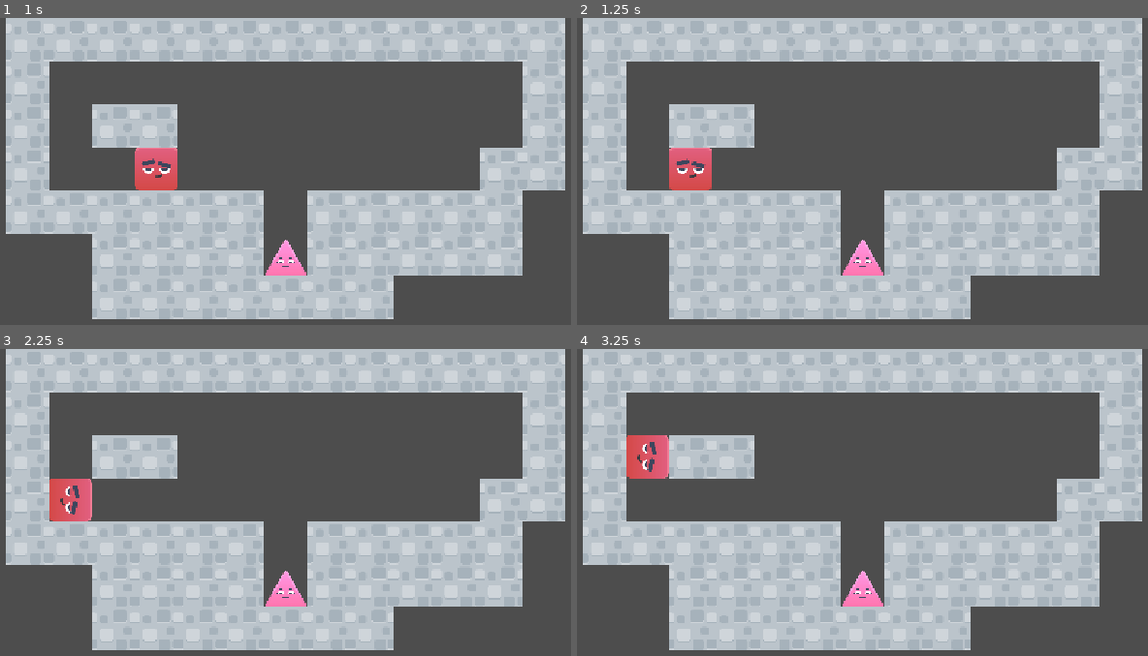
Above: before the commit, frames 1-4 (two rows, left to right).
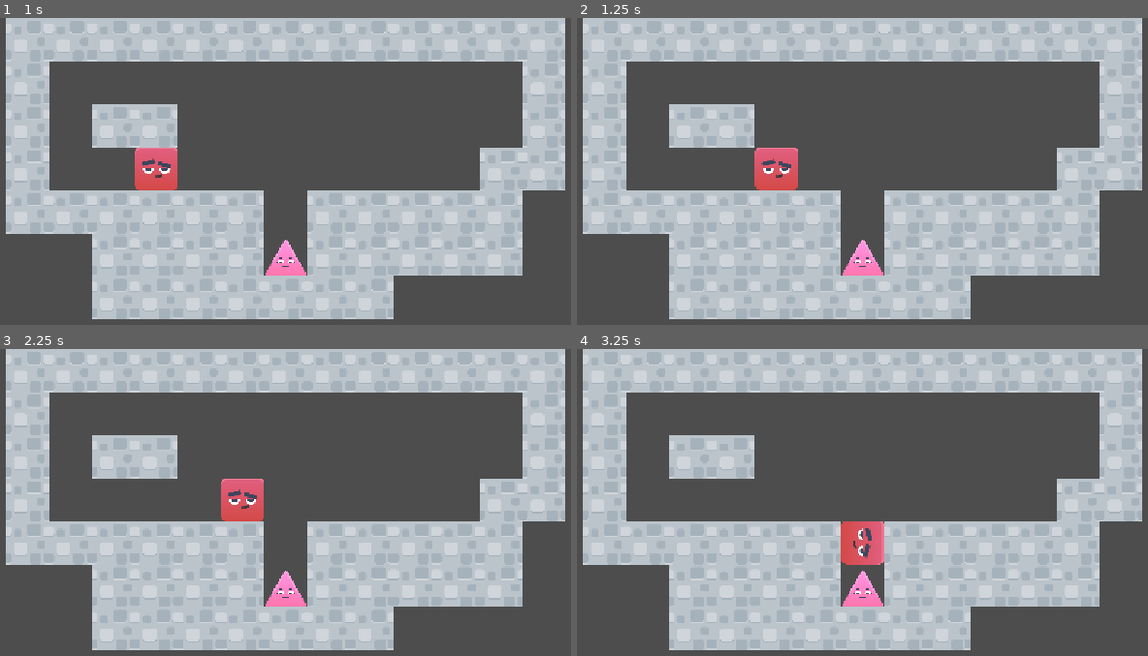
Above: after the commit, the same moments.

Repository: pklito/juniper-jam
Game: Godot game, scene res://scenes/level1.tscn
Same seed, same stepped clock (60 frames per second), same inputs: the game is played once before the commit and once after it.
Inputs:
- Up to frame 1 (1 s): tap Enter at 0.5 s
- Up to frame 2 (1.25 s): no input
- Up to frame 3 (2.25 s): tap Space at 2 s
- Up to frame 4 (3.25 s): tap Enter at 2.75 s

Frame 1 is identical in both runs. In frame 2, 1.9% of the frame differs, in the area x 16-39%, y 42-57%; in frame 3, 1.9%; in frame 4, 2.0%, in the area x 8-54%, y 28-71%.

Commit message:
Square is moving type beat

Diff:
--- a/scripts/game.gd
+++ b/scripts/game.gd
@@ -35,11 +35,18 @@
 		tile_config = _tile_config
 		tiles = _tiles
 
+
+	func _pos_open(test_pos: Vector2i) -> bool:
+		return tile_config.get_tile_type(tiles, test_pos) == Utils.TileType.NONE
 	func _move_internal(move_vec: Vector2i) -> void:
-		if tile_config.get_tile_type(tiles, pos + move_vec) == Utils.TileType.NONE:
-			pos = pos + move_vec
-			if tile_config.get_tile_type(tiles, pos + move_vec) != Utils.TileType.NONE:
-				ground_dir = Utils.vec2_to_dir(move_vec)
+		if _pos_open(pos + move_vec):
+			if not _pos_open(pos + move_vec + Utils.dir_to_vec2(ground_dir)):
+				pos = pos + move_vec
+				# TODO: handle double turn
+			else:
+				pos = pos + move_vec + Utils.dir_to_vec2(ground_dir)
+				ground_dir = Utils.vec2_to_dir(-move_vec)# turn around
+
 
 	func update_graphics() -> void:
 		player_node.position = tile_config.pos_to_pixel(pos)
@@ -52,10 +59,21 @@
 		_move_internal(Utils.dir_to_vec2(test_dir))
 
 class PlayerSquare extends Player:
+	func update_rotation(going_left: bool):
+		var move_dir := posmod(ground_dir + 1, 4)
+		if not going_left:
+			move_dir = posmod(ground_dir - 1, 4)
+		var move_vec := Utils.dir_to_vec2(move_dir)
+		# print(move_vec, " ", pos + move_vec, " ", move_dir, " ", _pos_open(pos + move_vec))
+		if not _pos_open(pos + move_vec):
+			ground_dir = move_dir
 	pass
 
 class PlayerTriangle extends Player:
 	pass
+
+
+
 
 # Special func
 func _ready() -> void:
@@ -69,13 +87,18 @@
 	square.update_graphics()
 	triangle.update_graphics()
 var time = 0.0
+var time2 = 0.0
 # Called every frame. 'delta' is the elapsed time since the previous frame.
 func _process(delta: float) -> void:
 
 	square.update_graphics()
 	triangle.update_graphics()
 	time += delta
+	time2 += delta
 	if time > 1:
 		time = 0
-		square.move_left()
+		square.move_right()
 		# triangle.move_right()
+	if time2 > 0.1:
+		time2 = 0
+		square.update_rotation(false)
